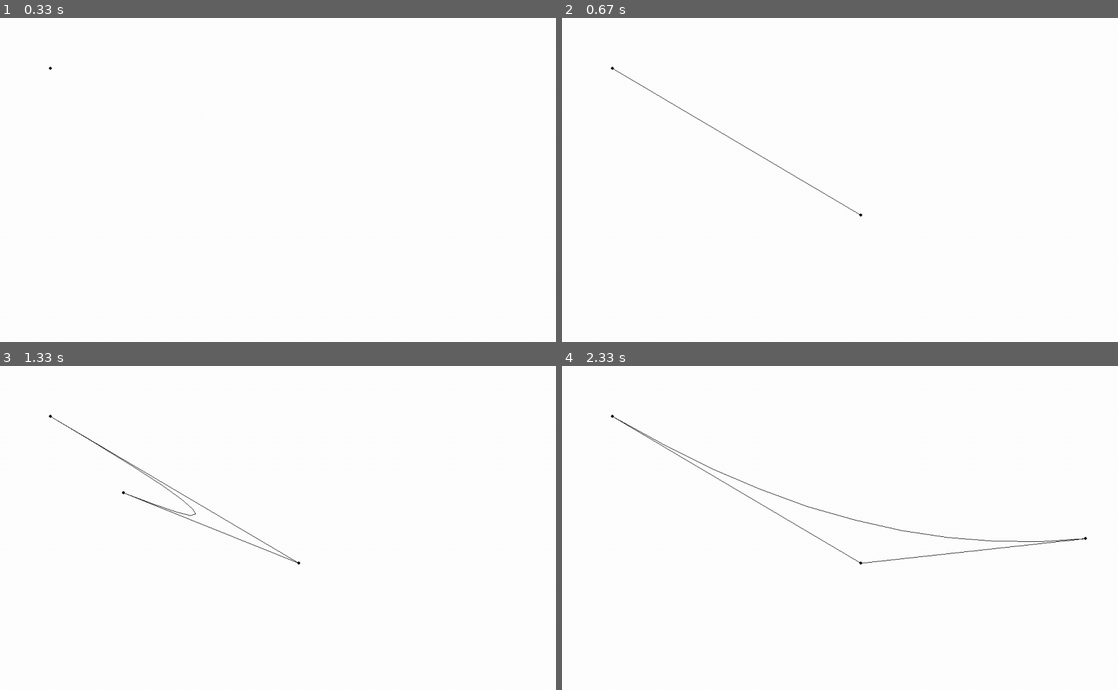
Above: before the commit, frames 1-4 (two rows, left to right).
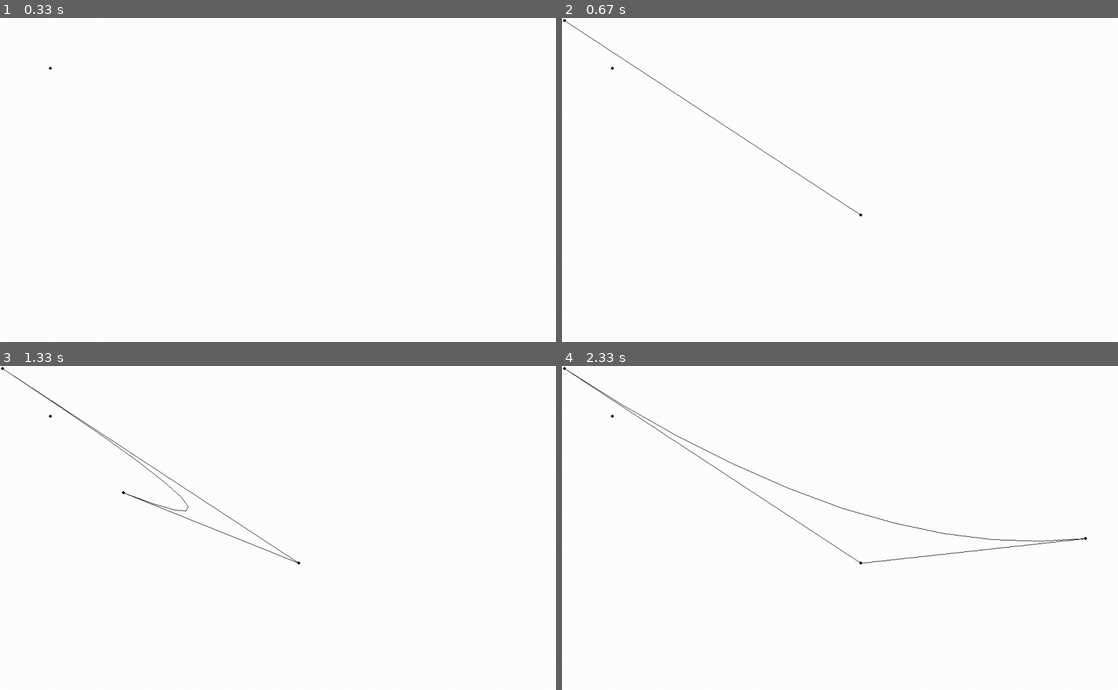
Above: after the commit, the same moments.

Repository: Fish49/VectorSoftware
Game: pygame game, started from pygameVectorSoftware.py
Two runs of this game, one before a commit and one after it. Both use one fixed random seed, a clock stepped at 60 frames per second and the inputs below.
Inputs (mouse positions are in pixels of both pictures, inside the frame that each line leads up to):
- Up to frame 1 (0.33 s): no input
- Up to frame 2 (0.67 s): hold N from 0.33 s (still down); move the mouse to (862, 215) at 0.37 s
- Up to frame 3 (1.33 s): release N at 0.8 s; hold M 0.83-1.3 s; move the mouse to (122, 492) at 0.87 s
- Up to frame 4 (2.33 s): press the mouse at (895, 586) at 1.37 s; move the mouse to (890, 586) at 1.47 s; release the mouse at (884, 592) at 1.6 s; press the mouse at (895, 586) at 1.7 s; move the mouse to (834, 505) at 1.8 s; release the mouse at (778, 427) at 1.93 s; press the mouse at (895, 586) at 2.03 s; move the mouse to (990, 560) at 2.13 s; release the mouse at (1084, 537) at 2.27 s

Frame 1 is identical in both runs. In frame 2, 0.4% of the frame differs, in the area x 0-54%, y 0-61%; in frame 3, 0.6%; in frame 4, 1.0%, in the area x 0-94%, y 0-61%.

Commit message:
you can now add nodes

Diff:
--- a/pygameVectorSoftware.py
+++ b/pygameVectorSoftware.py
@@ -20,10 +20,13 @@
 
         elif event.type == pygame.KEYDOWN:
             if event.key == pygame.K_m:
-                defaultCube.curves[0].paths[0].addHandle(Handle(pygame.mouse.get_pos()))
+                defaultCube.curves[0].paths[-1].addHandle(Handle(pygame.mouse.get_pos()))
+
+            elif event.key == pygame.K_n:
+                defaultCube.curves[0].paths.append(Path(Node((pygame.mouse.get_pos())), Node((pygame.mouse.get_pos())), []))
 
         elif event.type == pygame.MOUSEMOTION:
-            defaultCube.curves[0].paths[0].nodeEnd.vector.update(pygame.mouse.get_pos())
+            defaultCube.curves[0].paths[-1].nodeEnd.vector.update(pygame.mouse.get_pos())
 
     # fill the screen with a color to wipe away anything from last frame
     screen.fill("white")
--- a/shapeHelpers.py
+++ b/shapeHelpers.py
@@ -134,6 +134,10 @@
         self.outlineColorRGBA: Color.COLOR_TYPE = outlineColorRGBA
         self.outlineWidthUnits: float = outlineWidthUnits
 
+class Group():
+    def __init__(self, shape: Shape) -> None:
+        self.shapes = [shape]
+
 class Circle(Shape):
     def __init__(self, radius: float, position: list[float, float]) -> None:
         super().__init__()
